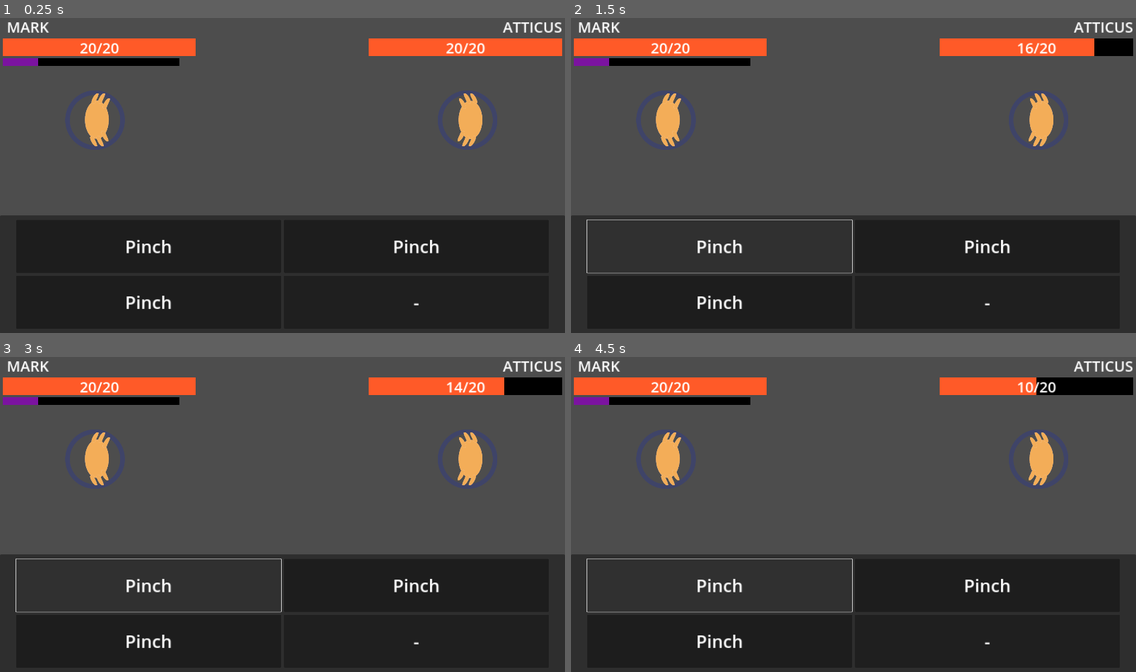
Above: before the commit, frames 1-4 (two rows, left to right).
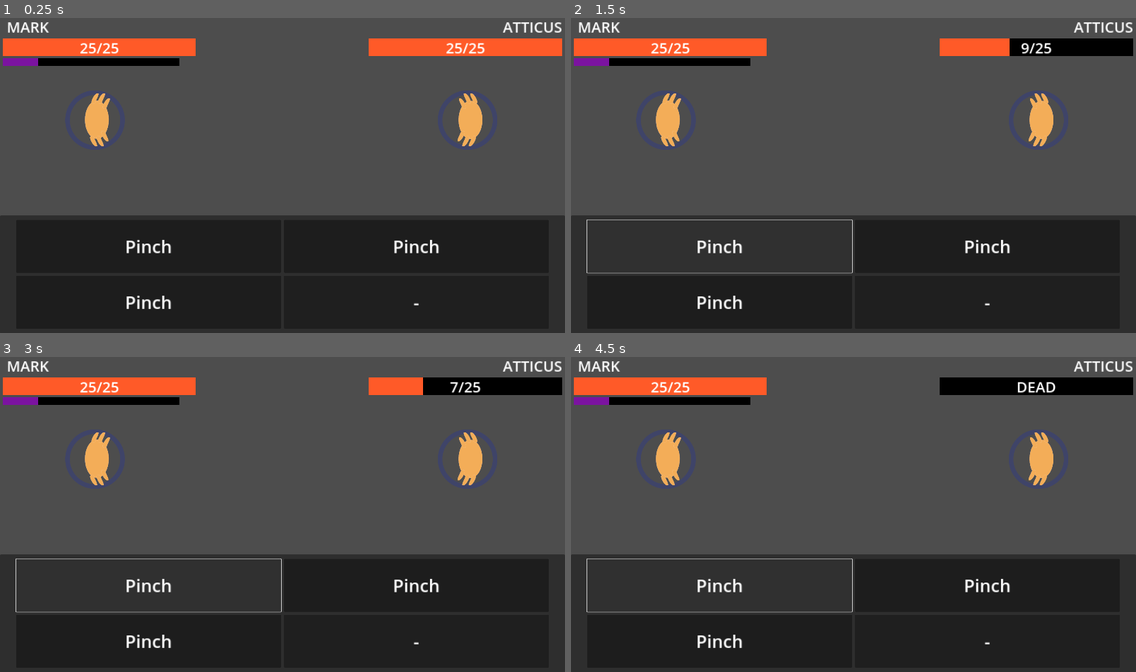
Above: after the commit, the same moments.

Repository: mathew-tran/theanajam24
Game: Godot game, scene res://Levels/Main.tscn
Two runs of this game, one before a commit and one after it. Both use one fixed random seed, a clock stepped at 60 frames per second and the inputs below.
Inputs (mouse positions are in pixels of both pictures, inside the frame that each line leads up to):
- Up to frame 1 (0.25 s): no input
- Up to frame 2 (1.5 s): click (717, 247) at 0.52 s; click (717, 247) at 1.27 s
- Up to frame 3 (3 s): click (146, 586) at 2.02 s; tap Enter at 2.75 s
- Up to frame 4 (4.5 s): tap Space at 3.5 s; tap Enter at 4.25 s

The runs differ from the first frame. In frame 1, 0.1% of the frame differs, in the area x 15-86%, y 7-12%; in frame 2, 0.9%; in frame 3, 0.8%; in frame 4, 1.1%, in the area x 15-86%, y 6-13%.

Commit message:
add accuracy and crit chance to attacks

Diff:
--- a/Content/Moves/Attacks/Pinch.tres
+++ b/Content/Moves/Attacks/Pinch.tres
@@ -5,6 +5,8 @@
 [resource]
 script = ExtResource("1_d0ymv")
 Damage = 2
+DamageBonus = 5
+CritChance = 60
 TargetType = 1
 MoveName = "Pinch"
 Cost = 1
--- a/Prefabs/CrabUnit.tscn
+++ b/Prefabs/CrabUnit.tscn
@@ -13,4 +13,4 @@
 
 [node name="HealthComponent" type="Node" parent="."]
 script = ExtResource("4_1bcxo")
-Amount = 20
+Amount = 25
--- a/Scripts/DataStructures/CrabMoveAttack.gd
+++ b/Scripts/DataStructures/CrabMoveAttack.gd
@@ -1,7 +1,15 @@
 extends CrabMove
 
 @export var Damage : int
+@export var DamageBonus : int
+@export var CritChance : int
 
 func PerformMove(target : CrabUnit):
 	print(target.Name + "has been attacked")
-	target.Health.TakeDamage(Damage)
+	var damage = Damage + randi() % (DamageBonus + 1)
+	var result = randi() % 100
+	if result < CritChance:
+		damage *= 1.5
+		damage = floor(damage)
+		print("CRIT")
+	target.Health.TakeDamage(damage)
